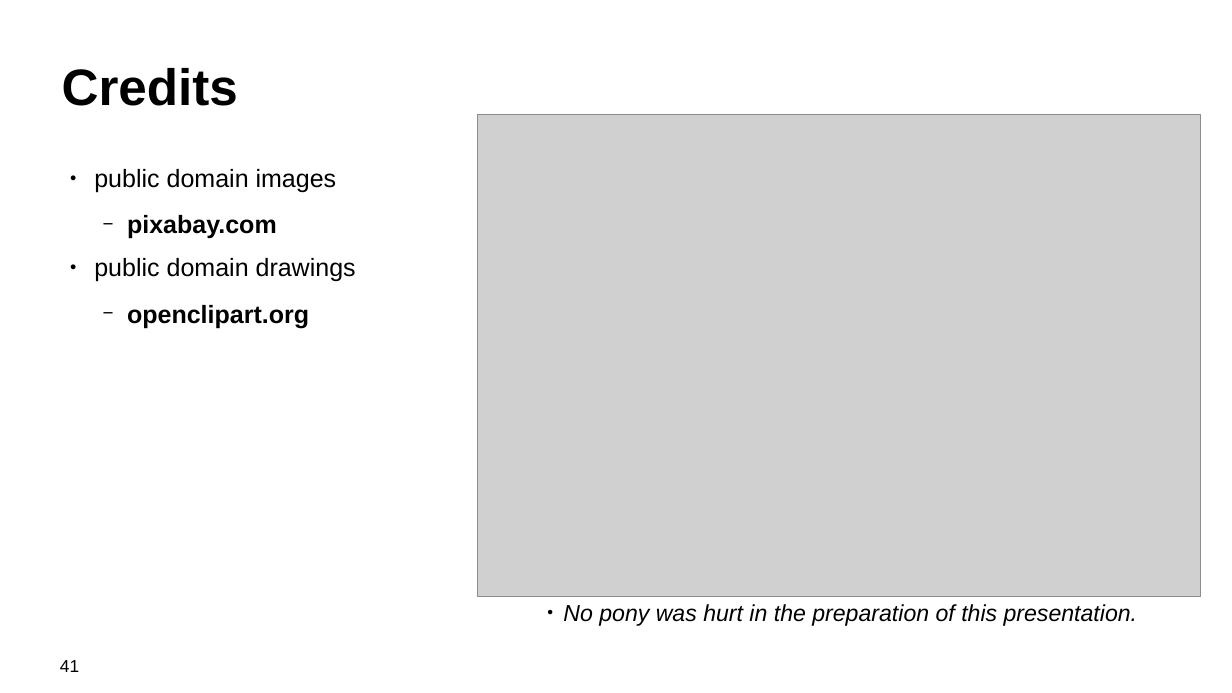
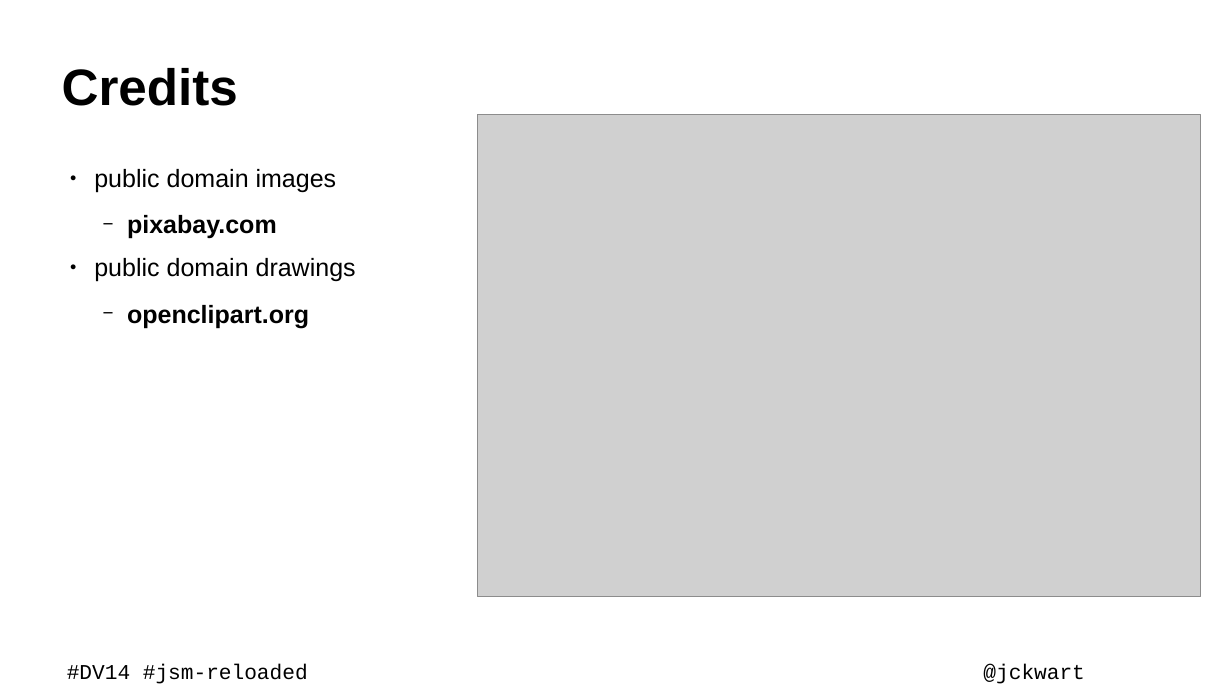
Before and after one commit to kwart/presentations, a slide deck: slide 42 of sec-man-reloaded.odp (slide 41 before the commit). Drawn at 1232x693 pixels with LibreOffice and Linux fonts; fonts in the diff are those of the drawing; grey boxes stand for pictures; background and template pictures are left out. Boxes give left, top, right and bottom in pixels: in the first picture for what was removed or moved away, otherwise in the second. Text is boxed around its words. In the diff, an @@ line names an element or a change of style, - is before the commit and + after.

```diff
--- a/sec-man-reloaded.odp
+++ b/sec-man-reloaded.odp
@@ text removed at bbox=[563, 604, 1138, 626] @@
-● No pony was hurt in the preparation of this presentation.
@@ page number removed at bbox=[60, 660, 79, 672] @@
-41
@@ text added at bbox=[67, 664, 308, 684], 22 pt, text #000000 @@
+#DV14 #jsm-reloaded
@@ text added at bbox=[983, 664, 1084, 684], 22 pt, text #000000 @@
+@jckwart
```
Also in this commit, not shown: 38 other slides changed, 3 slides added, 2 slides removed.
